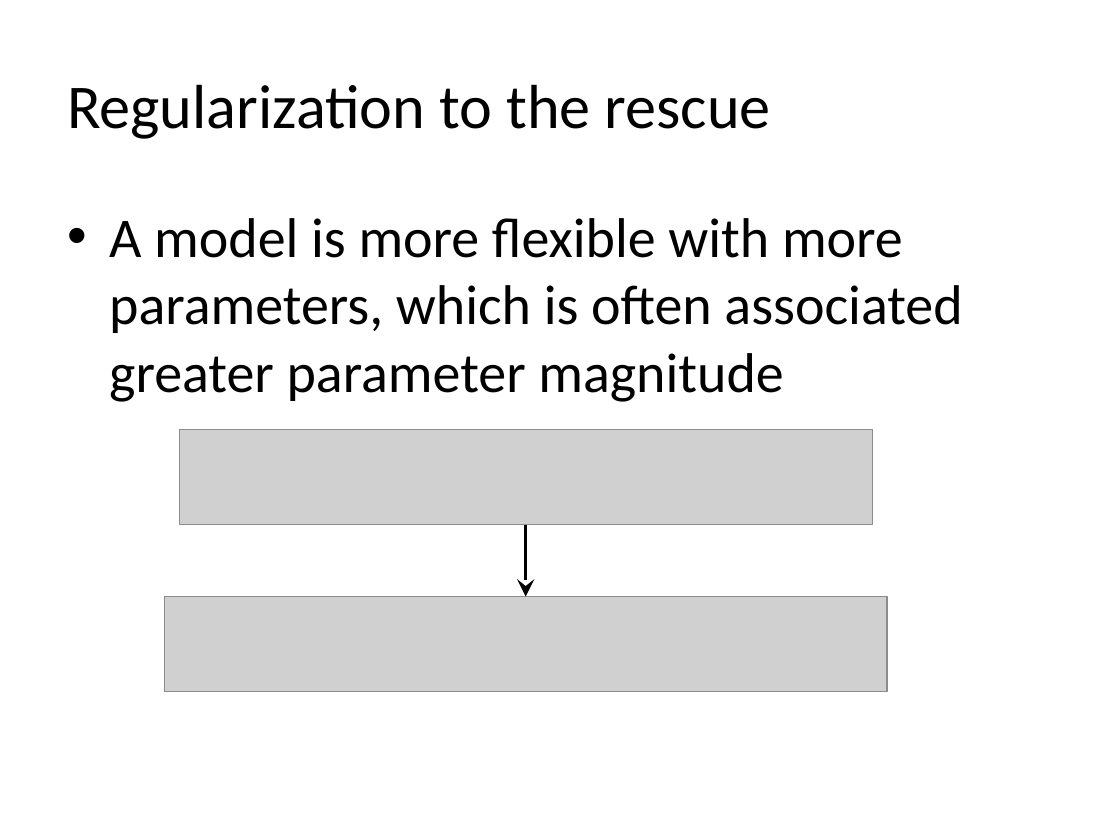
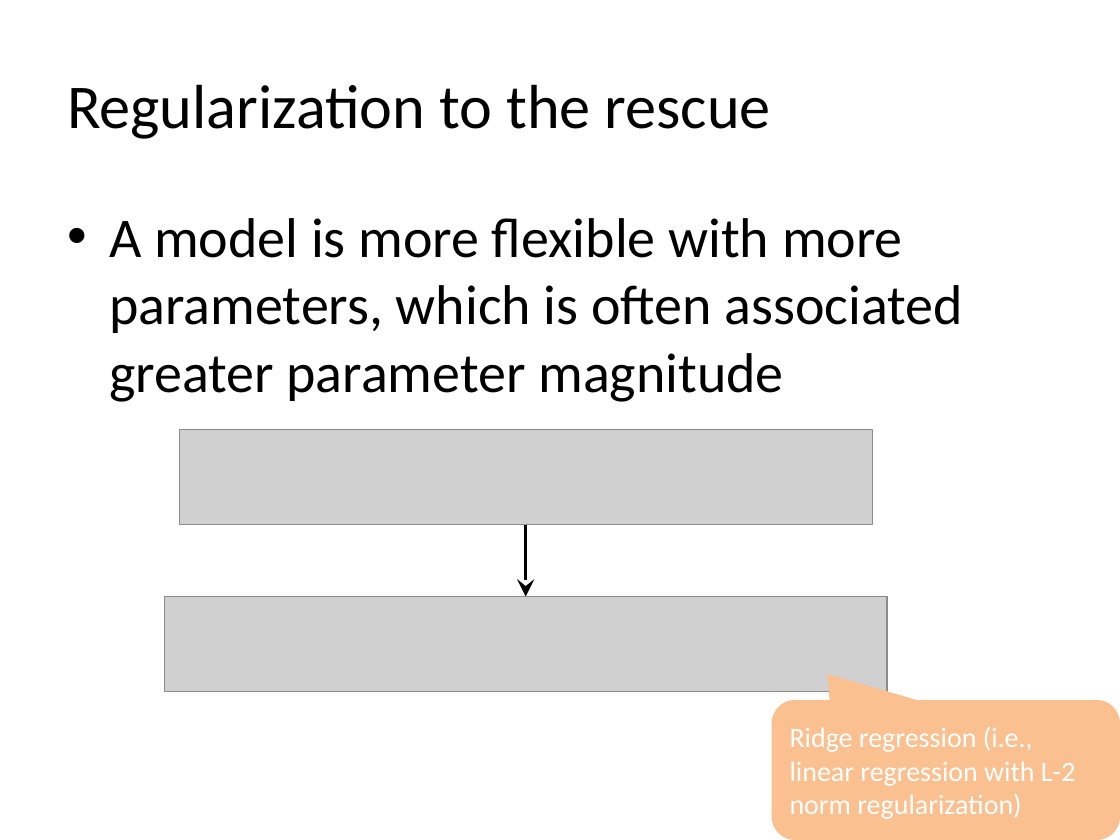
Before and after one commit to zhiyzuo/IS6400-Regression, a slide deck: slide 43 of Week-6-Regresion/IS6400 Week 6.pptx. Drawn at 1120x840 pixels with LibreOffice and Linux fonts; fonts in the diff are those of the drawing; grey boxes stand for pictures; background and template pictures are left out. Boxes give left, top, right and bottom in pixels: in the first picture for what was removed or moved away, otherwise in the second. Text is boxed around its words. In the diff, an @@ line names an element or a change of style, - is before the commit and + after.

```diff
--- a/Week-6-Regresion/IS6400 Week 6.pptx
+++ b/Week-6-Regresion/IS6400 Week 6.pptx
@@ rounded speech box added at bbox=[772, 700, 1120, 840], fill #FAC090, 18 pt, text #FFFFFF @@
+Ridge regression (i.e., linear regression with L-2 norm regularization)
```
Also in this commit, not shown: 1 slide added.
